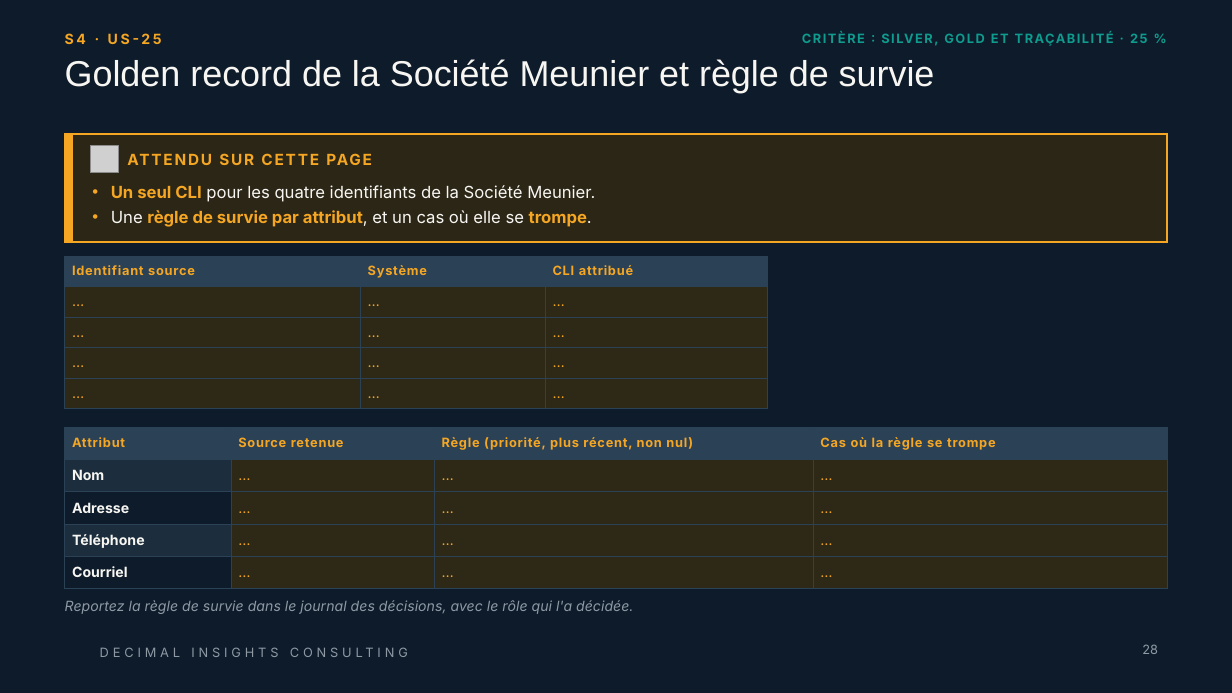
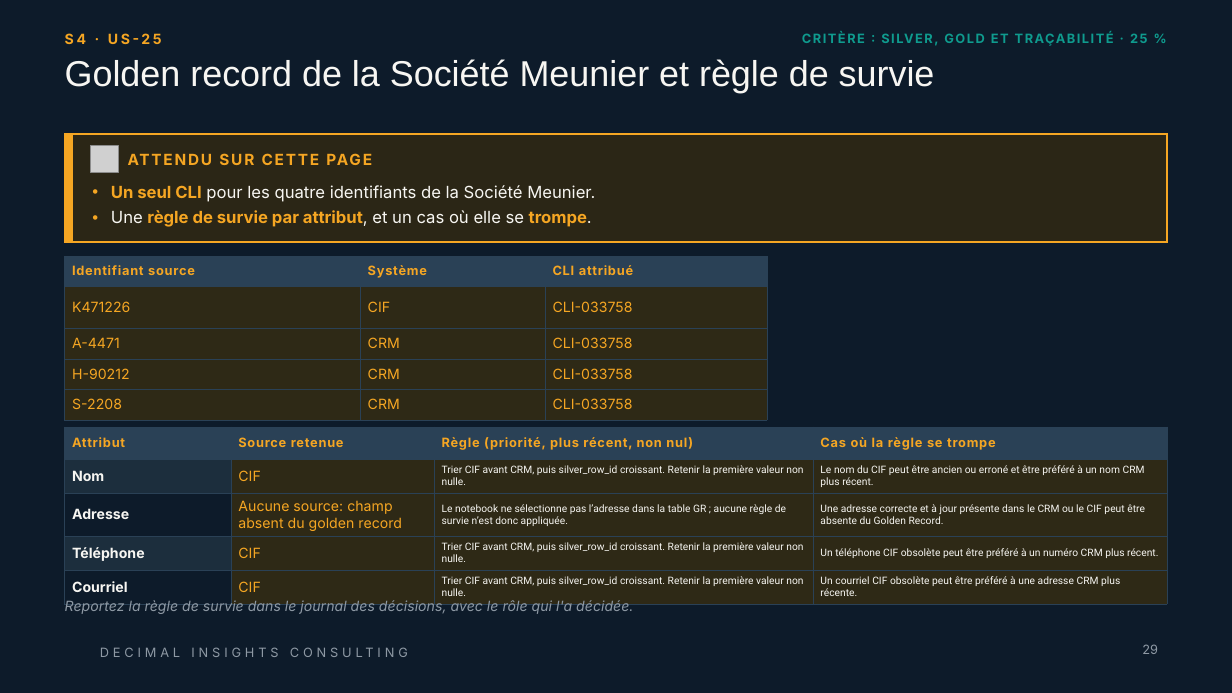
Before and after one commit to linam02/td-qualite-g04, a slide deck: slide 29 of livrables/Livrable_Groupe_TD_AssurConnect.pptx (slide 28 before the commit). Drawn at 1232x693 pixels with LibreOffice and Linux fonts; fonts in the diff are those of the drawing; grey boxes stand for pictures; background and template pictures are left out. Boxes give left, top, right and bottom in pixels: in the first picture for what was removed or moved away, otherwise in the second. Text is boxed around its words. In the diff, an @@ line names an element or a change of style, - is before the commit and + after.

```diff
--- a/livrables/Livrable_Groupe_TD_AssurConnect.pptx
+++ b/livrables/Livrable_Groupe_TD_AssurConnect.pptx
@@ table at [65, 256, 767, 420] @@
-row 2: … | … | …
+row 2: K471226 | CIF | CLI-033758
-row 3: … | … | …
+row 3: A-4471 | CRM | CLI-033758
-row 4: … | … | …
+row 4: H-90212 | CRM | CLI-033758
-row 5: … | … | …
+row 5: S-2208 | CRM | CLI-033758
@@ borders changed @@
@@ table at [65, 427, 1167, 604] @@
-row 2: Nom | … | … | …
+row 2: Nom | CIF | Trier CIF avant CRM, puis silver_row_id croissant. Retenir la première valeur non nulle. | Le nom du CIF peut être ancien ou erroné et être préféré à un nom CRM plus récent.
-row 3: Adresse | … | … | …
+row 3: Adresse | Aucune source: champ absent du golden record | Le notebook ne sélectionne pas l’adresse dans la table GR ; aucune règle de survie n’est donc appliquée. | Une adresse correcte et à jour présente dans le CRM ou le CIF peut être absente du Golden Record.
-row 4: Téléphone | … | … | …
+row 4: Téléphone | CIF | Trier CIF avant CRM, puis silver_row_id croissant. Retenir la première valeur non nulle. | Un téléphone CIF obsolète peut être préféré à un numéro CRM plus récent.
-row 5: Courriel | … | … | …
+row 5: Courriel | CIF | Trier CIF avant CRM, puis silver_row_id croissant. Retenir la première valeur non nulle. | Un courriel CIF obsolète peut être préféré à une adresse CRM plus récente.
@@ borders changed @@
@@ page number at [1142, 644, 1158, 654]: text changed @@
-28
+29
```
Also in this commit, not shown: 45 other slides changed, 2 slides added, 8 other files.
